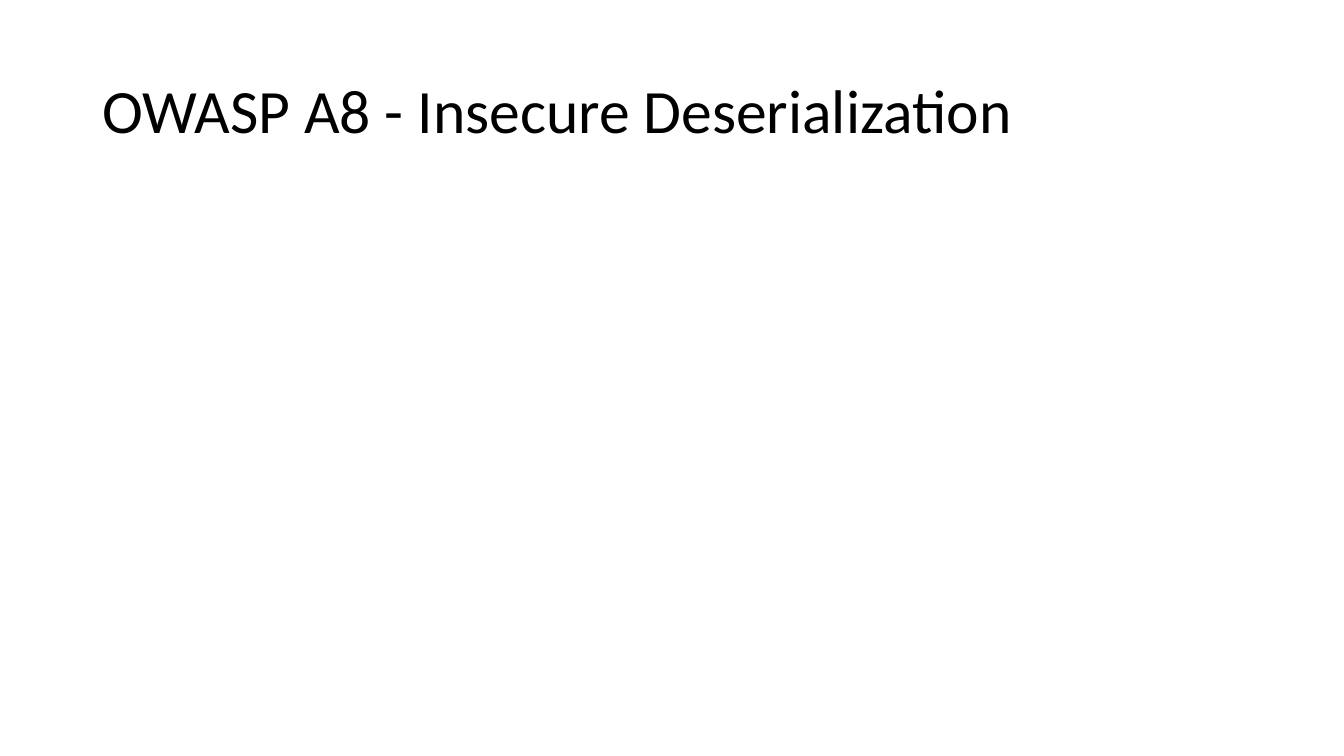
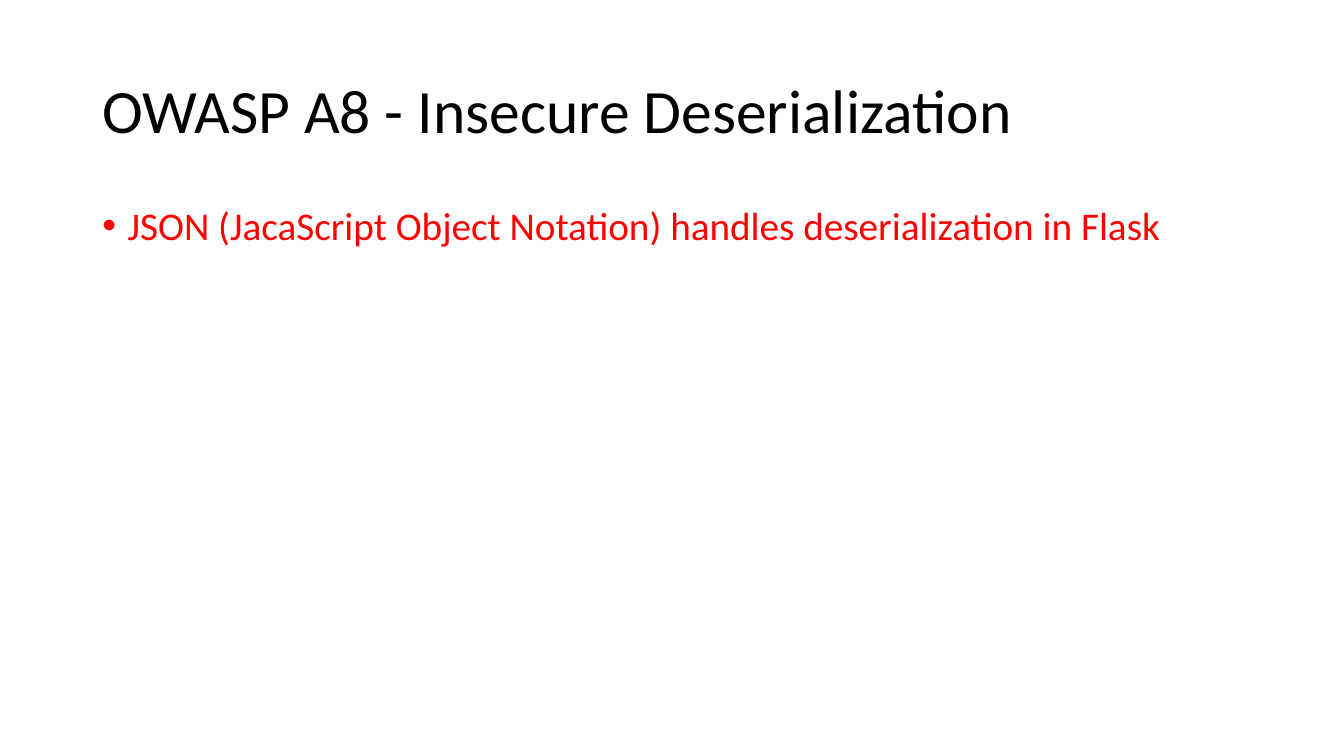
Before and after one commit to jkunnas58/dat250_netbank_fall_2020, a slide deck: slide 18 of Project_report_group_9.pptx. Drawn at 1344x756 pixels with LibreOffice and Linux fonts; fonts in the diff are those of the drawing. Boxes give left, top, right and bottom in pixels: in the first picture for what was removed or moved away, otherwise in the second. Text is boxed around its words. In the diff, an @@ line names an element or a change of style, - is before the commit and + after.

```diff
--- a/Project_report_group_9.pptx
+++ b/Project_report_group_9.pptx
@@ text added at [128, 211, 1160, 247], 28 pt, text #FF0000 @@
+• JSON (JacaScript Object Notation) handles deserialization in Flask
```
Also in this commit, not shown: 6 other slides changed.
